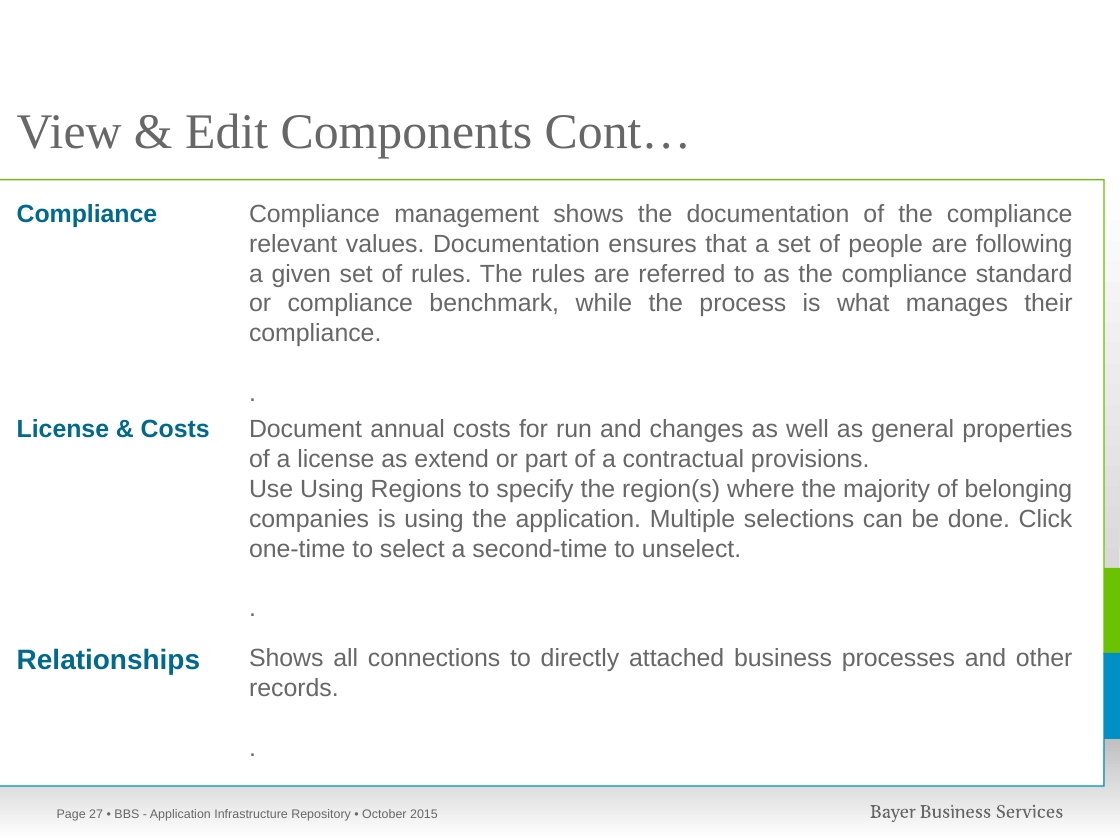
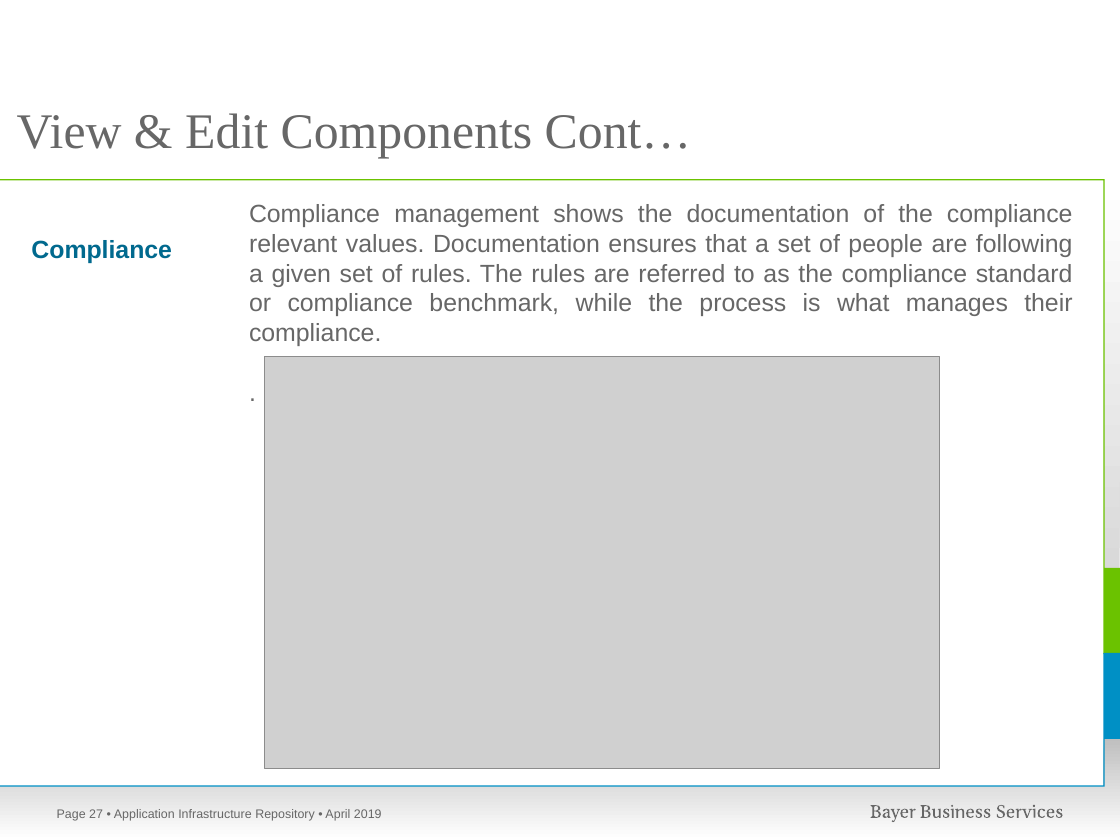
Before and after one commit to kavitamohite/AIR, a slide deck: slide 27 of AIR_2.00/WebRoot/doc/TrainingManual.pptx. Drawn at 1120x840 pixels with LibreOffice and Linux fonts; fonts in the diff are those of the drawing; grey boxes stand for pictures; background and template pictures are left out. Boxes give left, top, right and bottom in pixels: in the first picture for what was removed or moved away, otherwise in the second. Text is boxed around its words. In the diff, an @@ line names an element or a change of style, - is before the commit and + after.

```diff
--- a/AIR_2.00/WebRoot/doc/TrainingManual.pptx
+++ b/AIR_2.00/WebRoot/doc/TrainingManual.pptx
@@ text "Compliance": place and size @@
-text "Compliance" at bbox=[17, 204, 158, 227]
+text "Compliance" at bbox=[31, 240, 172, 263]
@@ picture added at bbox=[264, 356, 939, 768] @@
@@ text removed at bbox=[17, 419, 210, 438] @@
-License & Costs
@@ text removed at bbox=[249, 419, 1073, 557] @@
-Document annual costs for run and changes as well as general properties of a license as extend or part of a contractual provisions.
-Use Using Regions to specify the region(s) where the majority of belonging companies is using the application. Multiple selections can be done. Click one-time to select a second-time to unselect.
-.
@@ text removed at bbox=[17, 648, 200, 675] @@
-Relationships
@@ text removed at bbox=[249, 648, 1073, 696] @@
-Shows all connections to directly attached business processes and other records.
-.
@@ text at bbox=[114, 809, 382, 821]: text changed @@
-• BBS - Application Infrastructure Repository • October 2015
+• Application Infrastructure Repository • April 2019
```
Also in this commit, not shown: 29 other slides changed, 9 slides added, 6 other files.
